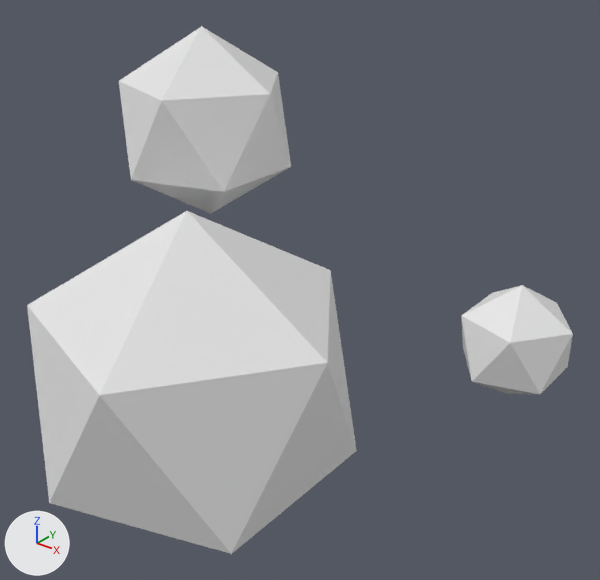
Two versions of the glTF model models/wata1.glb, one commit apart.
Camera for both pictures: a 50 mm camera at (2.91, -2.72, 2.47) aimed at (0.21, 0.65, 0.37). Arrows for +X, +Y and +Z are at lower left; the lights stay in place. The older version comes first.

Objects in the first picture: 'ICO球', 'ICO球.001', 'ICO球.002'.
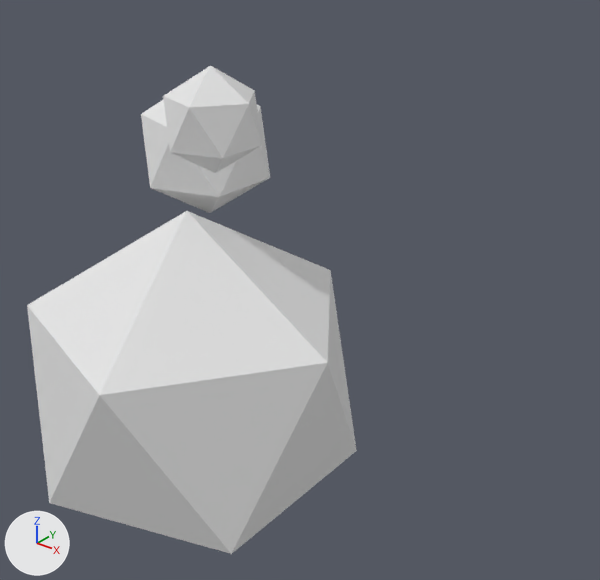
Boxes (x1, y1, x2, y2) around the edits, measured in the pictures (600 x 580 px):
'ICO球.001', moved, rescaled
    before: (119, 26, 291, 214)
    after: (141, 100, 270, 213)
'ICO球.002', moved, rescaled (12% narrower)
    before: (461, 285, 573, 394)
    after: (163, 66, 262, 173)

What changed in the scene script:
```text
Change ob_ico球_001:
    ob_ico球_001.location: (-0.84, 1.004, 1.097) -> (-0.683, 0.838, 1.021)
    ob_ico球_001.scale: (0.605, 0.605, 0.605) -> (0.44, 0.44, 0.44)
Change ob_ico球_002:
    ob_ico球_002.location: (1.16, 1.559, -0.029) -> (0.0, 0.216, 1.413)
    ob_ico球_002.scale: (0.379, 0.379, 0.379) -> (0.272, 0.272, 0.272)
```
